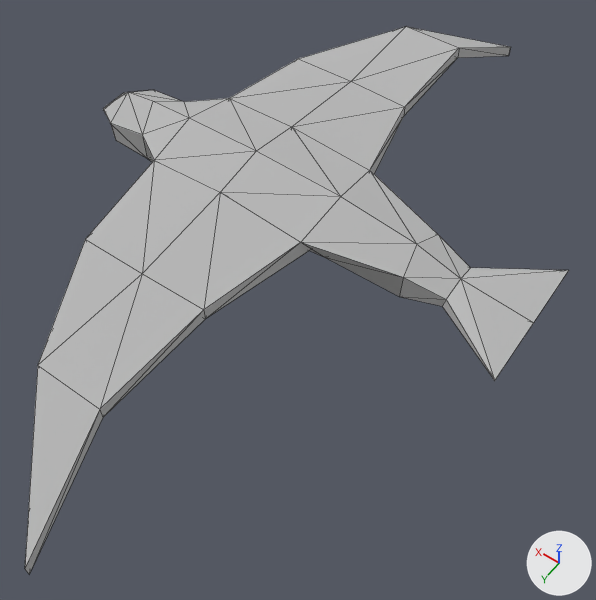
What one commit did to the Blender file _raw/bird.blend.
One viewpoint serves both versions: a 50 mm lens placed at (-165.0, 216.0, 264.0), pointed at (-30.0, 27.0, -34.0). Arrows for +X, +Y and +Z are at lower right; the lights stay in place. Mesh edges are drawn as thin lines.

The older version as bpy lines, for what is in view:
```python
mat_material_001 = principled_material('Material.001')
mat_material_001.base_color = (0.5, 0.5, 0.5)  # grey #bcbcbc
mat_material_001.roughness = 1.0
me_plane = bpy.data.meshes.new('Plane')
me_plane.from_pydata(...)  # 340 vertices, 162 faces, 1 loose edge; spans x -1.87..1.87, y -1.27..1.12, z -0.28..0.14
me_plane.materials.append(mat_material_001)  # grey #bcbcbc
ob_plane = bpy.data.objects.new('Plane', me_plane)
ob_plane.location = (0.0, 0.0, 0.0)
ob_plane.rotation_euler = (0.0, 0.0, -1.573)  # degrees (0, 0, -90)
ob_plane.scale = (100.0, 100.0, 100.0)
```
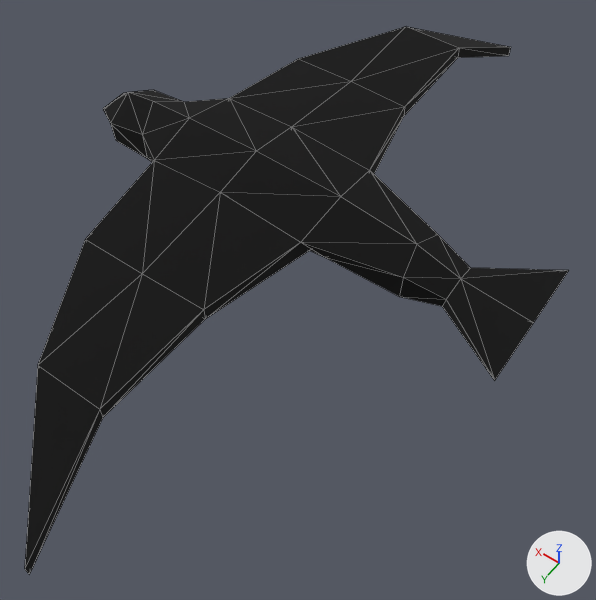
Changed parts and their boxes (x1, y1, x2, y2) in the pictures (596 x 600 px):
'Plane', recoloured: (25, 27, 569, 574) in both

The change, as a list of edits to the scene's bpy script:
```text
Change mat_material_001:
    add n2 = _N.new('ShaderNodeVertexColor'); n2.name = 'Color Attribute'
    where n1 = _N.new('ShaderNodeBsdfPrincipled'); n1.name = 'Principled BSDF'
    remove n1.inputs[0].default_value = (0.5, 0.5, 0.5, 1.0)  # 'Base Color', grey #bcbcbc
    add _L.new(n2.outputs[0], n1.inputs[0])  # 'Color' to 'Base Color'
```
